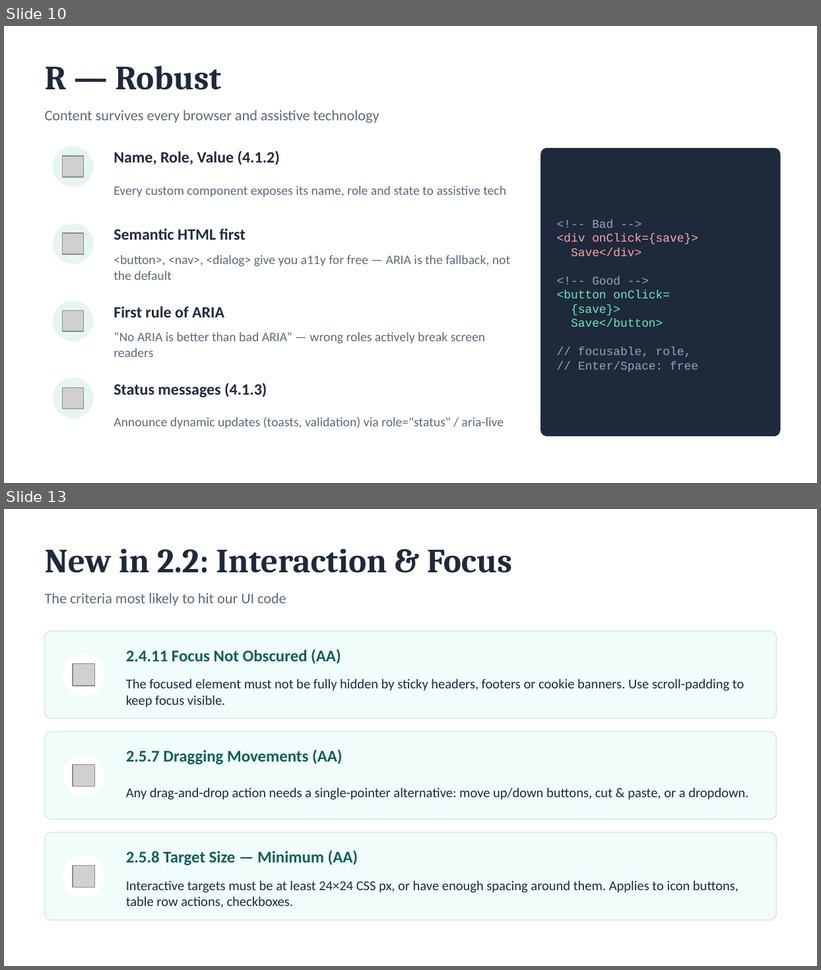
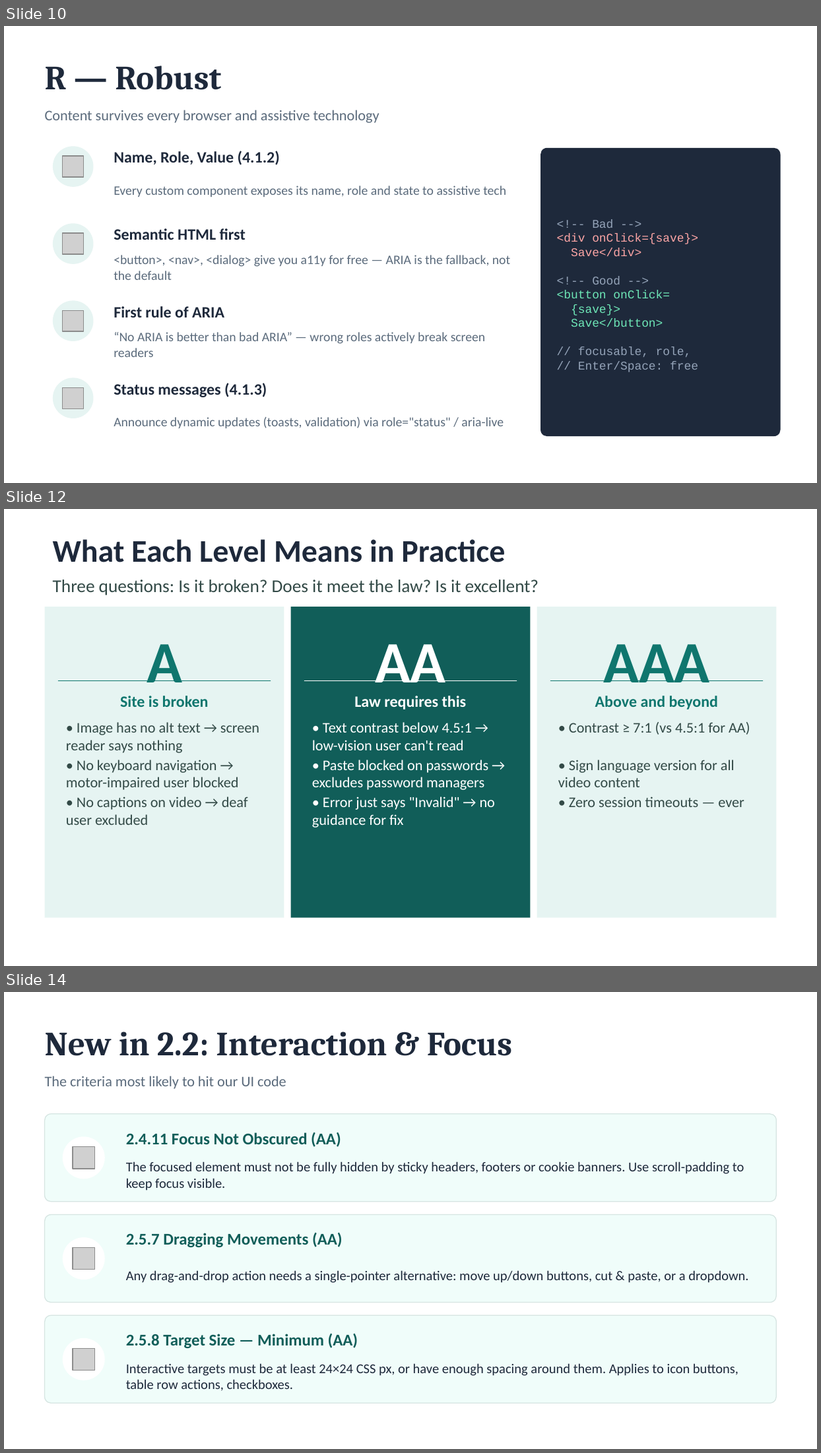
Before and after one commit to BrendonHit6/rd-performance-articles, a slide deck: presentations/wcag-a11y.pptx. Shown one above the other, each under a label of ours: slides 10 and 13 before the commit, slides 10, 12 and 14 after it; the slides between them are not shown. The pictures are 821x970 and 821x1453 pixels, drawn with LibreOffice and Linux fonts; fonts in the diff are those of the drawing; grey boxes stand for pictures. Boxes give left, top, right and bottom in pixels: in the first picture for what was removed or moved away, otherwise in the second. Text is boxed around its words. In the diff, an @@ line names an element or a change of style, - is before the commit and + after.

```diff
--- a/presentations/wcag-a11y.pptx
+++ b/presentations/wcag-a11y.pptx
@@ slide 12 added at (x1=4, y1=509, x2=817, y2=966), background #FFFFFF @@
@@ text added at (x1=53, y1=539, x2=505, y2=562), 28 pt, text #1E293B, bold @@
+What Each Level Means in Practice
@@ text added at (x1=53, y1=580, x2=539, y2=595), 16 pt, text #334A47 @@
+Three questions: Is it broken? Does it meet the law? Is it excellent?
@@ rectangle added at (x1=45, y1=607, x2=284, y2=918), fill #E6F4F2 @@
@@ rectangle added at (x1=291, y1=607, x2=530, y2=918), fill #115E59 @@
@@ rectangle added at (x1=537, y1=607, x2=776, y2=918), fill #E6F4F2 @@
@@ text added at (x1=147, y1=644, x2=182, y2=697), 52 pt, text #0F766E, bold @@
+A
@@ text added at (x1=375, y1=644, x2=446, y2=697), 52 pt, text #FFFFFF, bold @@
+AA
@@ text added at (x1=603, y1=644, x2=710, y2=697), 52 pt, text #0F766E, bold @@
+AAA
@@ rectangle added at (x1=57, y1=681, x2=271, y2=681), fill #0F766E @@
@@ rectangle added at (x1=304, y1=681, x2=517, y2=681), fill #FFFFFF @@
@@ rectangle added at (x1=550, y1=681, x2=764, y2=681), fill #0F766E @@
@@ text added at (x1=120, y1=696, x2=209, y2=707), 14 pt, text #0F766E, bold @@
+Site is broken
@@ text added at (x1=354, y1=696, x2=467, y2=710), 14 pt, text #FFFFFF, bold @@
+Law requires this
@@ text added at (x1=595, y1=696, x2=719, y2=710), 14 pt, text #0F766E, bold @@
+Above and beyond
@@ text added at (x1=66, y1=722, x2=259, y2=753), 13 pt, text #334A47 @@
+• Image has no alt text → screen reader says nothing
@@ text added at (x1=312, y1=722, x2=472, y2=751), 13 pt, text #FFFFFF @@
+• Text contrast below 4.5:1 → low-vision user can't read
@@ text added at (x1=569, y1=722, x2=750, y2=735), 13 pt, text #334A47 @@
+• Contrast ≥ 7:1 (vs 4.5:1 for AA)
@@ text added at (x1=66, y1=760, x2=239, y2=790), 13 pt, text #334A47 @@
+• No keyboard navigation → motor-impaired user blocked
@@ text added at (x1=312, y1=760, x2=489, y2=790), 13 pt, text #FFFFFF @@
+• Paste blocked on passwords → excludes password managers
@@ text added at (x1=558, y1=760, x2=735, y2=788), 13 pt, text #334A47 @@
+• Sign language version for all video content
@@ text added at (x1=66, y1=797, x2=248, y2=825), 13 pt, text #334A47 @@
+• No captions on video → deaf user excluded
@@ text added at (x1=312, y1=797, x2=495, y2=828), 13 pt, text #FFFFFF @@
+• Error just says "Invalid" → no guidance for fix
@@ text added at (x1=569, y1=797, x2=744, y2=807), 13 pt, text #334A47 @@
+• Zero session timeouts — ever
@@ what was slide 13 is now slide 14 @@
```
Also in this commit, not shown: 6 slides changed, 8 other files.
